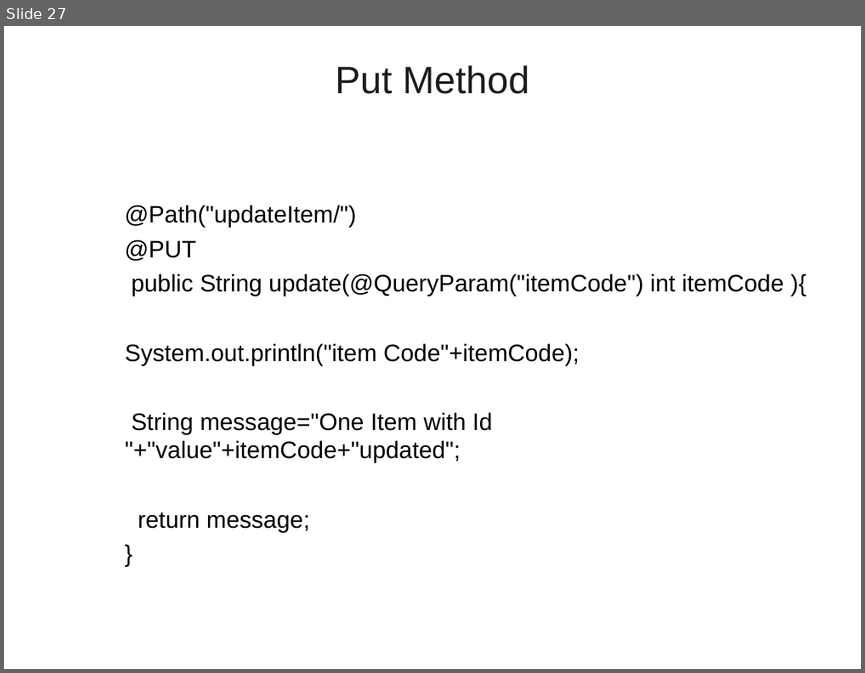
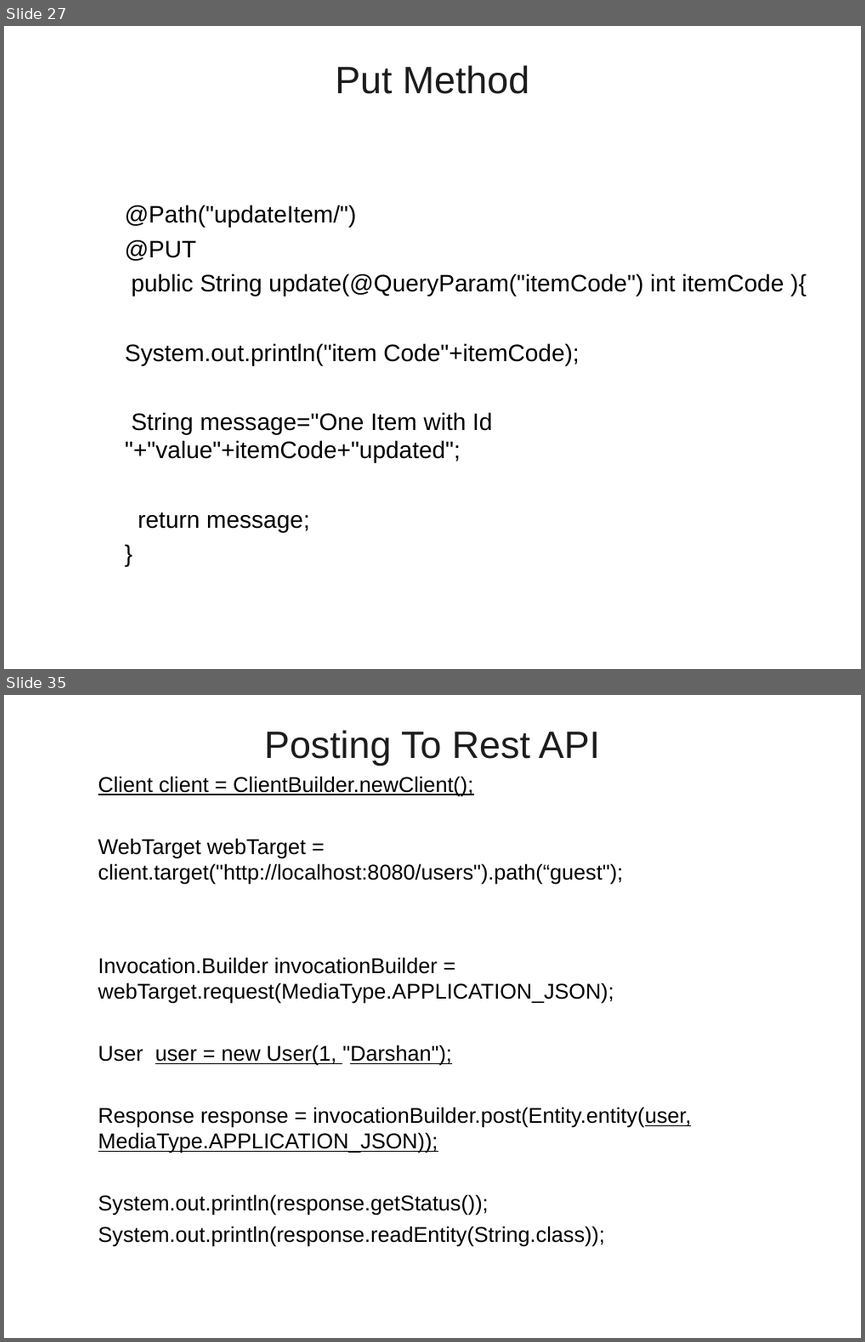
Before and after one commit to vatsanTraining/tieto_2022, a slide deck: Rest_WebService.ppt. Shown one above the other, each under a label of ours: slide 27 before the commit, slides 27 and 35 after it; the slides between them are not shown. The pictures are 865x673 and 865x1342 pixels, drawn with LibreOffice and Linux fonts; fonts in the diff are those of the drawing; background and template pictures are left out. Boxes give left, top, right and bottom in pixels: in the first picture for what was removed or moved away, otherwise in the second. Text is boxed around its words. In the diff, an @@ line names an element or a change of style, - is before the commit and + after.

```diff
--- a/Rest_WebService.ppt
+++ b/Rest_WebService.ppt
@@ slide 35 added at [4, 695, 861, 1338], background picture (left out) @@
@@ title added at [264, 730, 600, 766], 32 pt, text #1C1C1C @@
+Posting To Rest API
@@ text added at [98, 776, 691, 1247], 18 pt, text #000000 @@
+  Client client = ClientBuilder.newClient();
+  WebTarget webTarget = client.target("http://localhost:8080/users").path(“guest");
+  Invocation.Builder invocationBuilder = webTarget.request(MediaType.APPLICATION_JSON);
+  User user = new User(1, "Darshan");
+  Response response = invocationBuilder.post(Entity.entity(user, MediaType.APPLICATION_JSON));
+  System.out.println(response.getStatus());
+  System.out.println(response.readEntity(String.class));
```
Also in this commit, not shown: 32 other slides added.
